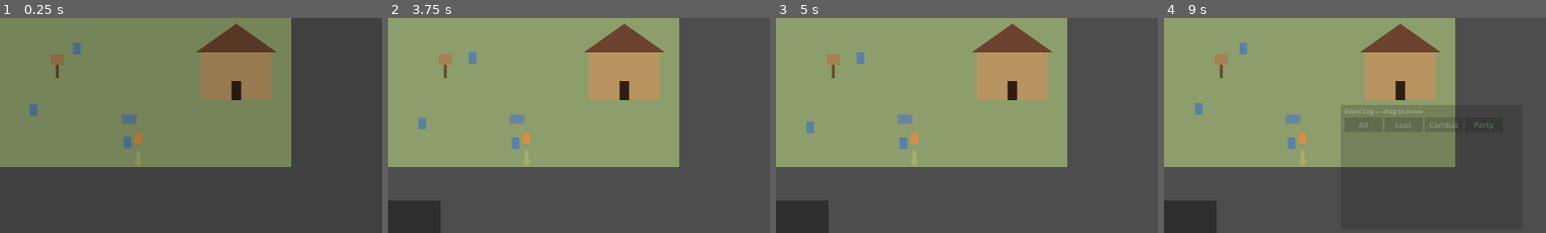
Above: before the commit, frames 1-4 (left to right).
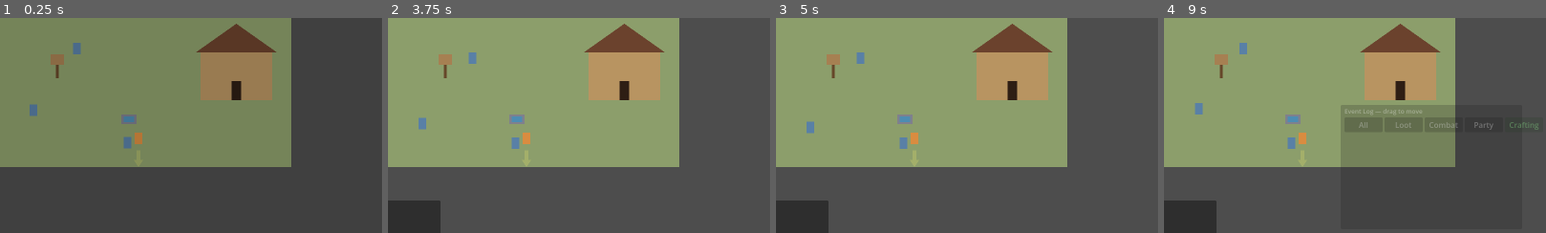
Above: after the commit, the same moments.

Repository: djkipyaboy/bunnies
Game: Godot game, scene res://world/town_demo.tscn
Two runs of this game, one before a commit and one after it. Both use one fixed random seed, a clock stepped at 60 frames per second and the inputs below. This scene is started directly instead of the project's main scene.
Inputs (mouse positions are % of the whole screen's width and height, from its top left):
- Up to frame 1 (0.25 s): no input
- Up to frame 2 (3.75 s): move the mouse to (72, 45) at 0.52 s; hold D (move_right) 0.53-1.25 s; hold E (interact) 0.53-1.25 s; click (72, 45) at 0.67 s; tap Enter at 1.25 s; drag from (30, 55) to (49, 64) at 1.27 s; tap Space at 2 s; move the mouse to (60, 28) at 2.02 s; hold D (move_right) 2.03-2.75 s; hold P (toggle_professions) 2.03-2.75 s; drag from (45, 70) to (39, 47) at 2.77 s; move the mouse to (80, 65) at 3.52 s; hold A (move_left) from 3.53 s (still down); hold N (toggle_talents) from 3.53 s (still down)
- Up to frame 3 (5 s): release A (move_left) at 4.25 s; release N (toggle_talents) at 4.25 s; tap Enter at 4.25 s; drag from (20, 35) to (43, 45) at 4.27 s
- Up to frame 4 (9 s): tap Space at 5 s; move the mouse to (55, 50) at 5.02 s; hold S (move_down) 5.03-5.75 s; hold L (toggle_event_log) 5.03-5.75 s; click (55, 50) at 5.17 s; click "All" at 5.75 s; click "Loot" at 6.5 s; click "Combat" at 7.25 s; click "Party" at 8 s; click (79, 60) at 8.75 s, where only the run after the commit has a clickable "Crafting"
The pictures show only the part of the screen within x 32-82%, y 35-85%; the shares and areas given below are measured in that part.

Frames 1-3 are identical in both runs. In frame 4, 0.1% of the frame differs, in the area x 81-98%, y 48-52%.

Commit message:
feat: add a Crafting event-log category and wire Salvaging/Cooking into it

Diff:
--- a/combat/ui/event_log_panel.gd
+++ b/combat/ui/event_log_panel.gd
@@ -25,7 +25,7 @@
 ## Tab order: &"" (empty key) = All, no filter. One Button per entry, built left-to-right in
 ## TAB_ROW order — mirrors InventoryMenuPanel's own TAB_ROW convention.
 const TAB_ROW: Array = [
-	[&"", "All"], [&"loot", "Loot"], [&"combat", "Combat"], [&"party", "Party"],
+	[&"", "All"], [&"loot", "Loot"], [&"combat", "Combat"], [&"party", "Party"], [&"crafting", "Crafting"],
 ]
 
 var _log_box: RichTextLabel
--- a/combat/ui/professions_menu_panel.gd
+++ b/combat/ui/professions_menu_panel.gd
@@ -20,6 +20,15 @@
 	[&"salvaging", "Salvaging"],
 	[&"cooking", "Cooking"],
 ]
+
+## Invoked with (line: String) on a successful Break Down/Craft/Cook, tagged CATEGORY_CRAFTING by
+## whoever wires this up (town_demo.gd/overworld_demo.gd/dungeon_demo.gd, Task 6). An invalid
+## (default) Callable means "don't log" -- keeps this panel usable in isolation/tests with zero
+## CombatHandoff dependency, mirroring SalvageSystem/CookingSystem's own log_fn convention.
+var _log_fn: Callable = Callable()
+
+func set_log_fn(fn: Callable) -> void:
+	_log_fn = fn
 
 var _inventory: PartyInventory
 var _tempering_panel: TemperingReelsPanel
@@ -335,7 +344,7 @@
 	if _breakdown_selected_index == -1 or _breakdown_selected_index >= _inventory.gear.size():
 		return
 	var g: Gear = _inventory.gear[_breakdown_selected_index]
-	SalvageSystem.break_down(g, _inventory)
+	SalvageSystem.break_down(g, _inventory, _log_fn)
 	_breakdown_selected_index = -1
 	_rebuild()
 
@@ -539,7 +548,7 @@
 		# SalvageSystem.craft() returns null (and spends NOTHING) when the Bag fills up between this
 		# button being enabled and this press actually running -- surface that instead of silently
 		# discarding the attempt (final-review finding).
-		var g: Gear = SalvageSystem.craft(_craft_slot, _craft_rarity, _inventory)
+		var g: Gear = SalvageSystem.craft(_craft_slot, _craft_rarity, _inventory, null, _log_fn)
 		_craft_message = "" if g != null else "Bag full -- nothing was crafted."
 		_craft_slot = -1
 		_craft_rarity = -1
@@ -551,7 +560,7 @@
 	# -- the whole played-out spin is otherwise discarded with zero feedback (final-review finding:
 	# this is the worse of the two silent-failure paths, since the player just finished playing a
 	# mini-game for nothing).
-	var g: Gear = SalvageSystem.craft(_pending_craft_slot, _pending_craft_rarity, _inventory, bonus_stats)
+	var g: Gear = SalvageSystem.craft(_pending_craft_slot, _pending_craft_rarity, _inventory, bonus_stats, _log_fn)
 	_craft_message = "" if g != null else "Bag full -- the crafted item was lost."
 	_pending_craft_slot = -1
 	_pending_craft_rarity = -1
@@ -715,7 +724,7 @@
 		# CookingSystem.cook() returns null (and consumes NOTHING) when the Bag fills up between this
 		# button being enabled and this press actually running -- surface that instead of silently
 		# discarding the attempt (mirrors _on_craft_confirm_pressed()'s identical convention).
-		var item: ConsumableItem = CookingSystem.cook(_cooking_recipe_id, _cooking_rarity, _inventory)
+		var item: ConsumableItem = CookingSystem.cook(_cooking_recipe_id, _cooking_rarity, _inventory, 0, _log_fn)
 		_cook_message = "" if item != null else "Bag full -- nothing was cooked."
 		_cooking_recipe_id = &""
 		_cooking_rarity = -1
@@ -726,7 +735,7 @@
 	# A null result here means the Bag filled up (via some other action) WHILE the mini-game was open
 	# -- mirrors _on_tempering_resolved()'s identical "the whole played-out mini-game would otherwise
 	# be discarded with zero feedback" rationale.
-	var item: ConsumableItem = CookingSystem.cook(_pending_cook_recipe_id, _pending_cook_rarity, _inventory, bonus_quantity)
+	var item: ConsumableItem = CookingSystem.cook(_pending_cook_recipe_id, _pending_cook_rarity, _inventory, bonus_quantity, _log_fn)
 	_cook_message = "" if item != null else "Bag full -- the cooked dish was lost."
 	_pending_cook_recipe_id = &""
 	_pending_cook_rarity = -1
@@ -812,3 +821,6 @@
 
 func cooking_recipe_tooltip_for_test(recipe_id: StringName) -> String:
 	return _recipe_buttons[recipe_id].tooltip_text
+
+func set_log_fn_for_test(fn: Callable) -> void:
+	set_log_fn(fn)
--- a/economy/cooking_system.gd
+++ b/economy/cooking_system.gd
@@ -25,7 +25,7 @@
 ## `1 + bonus_quantity` units of the recipe's output ConsumableItem at [param rarity] (Second
 ## Helping's bonus, or 0 to skip it), via try_give_item (capacity-gated, like loot/shop). Returns
 ## null (grants nothing, consumes nothing) when can_cook() would be false or the Bag is full.
-static func cook(recipe_id: StringName, rarity: int, inventory: PartyInventory, bonus_quantity: int = 0) -> ConsumableItem:
+static func cook(recipe_id: StringName, rarity: int, inventory: PartyInventory, bonus_quantity: int = 0, log_fn: Callable = Callable()) -> ConsumableItem:
 	var recipe: Dictionary = RecipeLibrary.find_cooking_recipe(recipe_id)
 	if recipe.is_empty():
 		return null
@@ -50,6 +50,9 @@
 	if stack.quantity <= 0:
 		inventory.materials.erase(stack)
 
+	if log_fn.is_valid():
+		log_fn.call("Cooked %s (%s) x%d." % [item.display_name, RarityVisuals.display_name(rarity), item.quantity])
+
 	# try_give_item() may have merged into a pre-existing stack rather than appending `item` itself
 	# -- return whichever ConsumableItem instance now actually holds this (type, rarity) stack,
 	# mirroring SalvageSystem.break_down()'s identical re-lookup.
--- a/economy/salvage_system.gd
+++ b/economy/salvage_system.gd
@@ -10,7 +10,9 @@
 ## Consumes [param gear_item] from [param inventory]'s Bag and grants Scrap at its rarity. Returns
 ## the granted (or merged-into) CraftingMaterial. Caller is responsible for confirming gear_item is
 ## actually unequipped/in the Bag before calling -- mirrors the existing Discard flow's own contract.
-static func break_down(gear_item: Gear, inventory: PartyInventory) -> CraftingMaterial:
+static func break_down(gear_item: Gear, inventory: PartyInventory, log_fn: Callable = Callable()) -> CraftingMaterial:
+	var gear_name: String = gear_item.display_name
+	var gear_rarity: int = gear_item.rarity
 	inventory.gear.erase(gear_item)
 	# RecipeLibrary's yield/cost table has no CHARM_2 entry -- normalize the same way
 	# build_crafted_gear() already does, without altering gear_item.slot itself.
@@ -19,15 +21,19 @@
 	var m: CraftingMaterial = CraftingMaterial.new()
 	m.material_type = SCRAP_MATERIAL_TYPE
 	m.display_name = "Salvage Scrap"
-	m.rarity = gear_item.rarity
+	m.rarity = gear_rarity
 	m.quantity = yield_amount
 	inventory.give_material(m)
 	# give_material() may have merged into a pre-existing stack rather than appending `m` itself --
 	# return whichever CraftingMaterial instance now actually holds this rarity's stack.
+	var result: CraftingMaterial = m
 	for existing: CraftingMaterial in inventory.materials:
-		if existing.material_type == SCRAP_MATERIAL_TYPE and existing.rarity == gear_item.rarity:
-			return existing
-	return m
+		if existing.material_type == SCRAP_MATERIAL_TYPE and existing.rarity == gear_rarity:
+			result = existing
+			break
+	if log_fn.is_valid():
+		log_fn.call("Salvaged %s → %dx Salvage Scrap (%s)." % [gear_name, yield_amount, RarityVisuals.display_name(gear_rarity)])
+	return result
 
 ## Whether the party owns enough Scrap of [param rarity] to afford [param slot]'s recipe.
 static func can_craft(slot: int, rarity: int, inventory: PartyInventory) -> bool:
@@ -49,7 +55,7 @@
 ## can_craft() is false, or because the Bag is full when it comes time to actually grant the result
 ## (Scrap must never be spent for nothing -- build the Gear and attempt the grant BEFORE touching
 ## the Scrap stack, so a failed try_give_gear() has nothing left to refund).
-static func craft(slot: int, rarity: int, inventory: PartyInventory, bonus_stats: Stats = null) -> Gear:
+static func craft(slot: int, rarity: int, inventory: PartyInventory, bonus_stats: Stats = null, log_fn: Callable = Callable()) -> Gear:
 	if not can_craft(slot, rarity, inventory):
 		return null
 	# Normalize CHARM_2 -> CHARM for the cost lookup only -- build_crafted_gear() below preserves
@@ -67,4 +73,6 @@
 			if m.quantity <= 0:
 				inventory.materials.erase(m)
 			break
+	if log_fn.is_valid():
+		log_fn.call("Crafted %s (%s)." % [g.display_name, RarityVisuals.display_name(rarity)])
 	return g
--- a/tests/test_combat_handoff.gd
+++ b/tests/test_combat_handoff.gd
@@ -63,6 +63,9 @@
 	_check(CombatHandoff.is_gate_unlocked(&"never_unlocked") == false, "a gate never marked reads false")
 	CombatHandoff.mark_gate_unlocked(&"dungeon_floor3_to_4_gate")
 	_check(CombatHandoff.is_gate_unlocked(&"dungeon_floor3_to_4_gate") == true, "a marked gate reads true")
+	# Task 5 (2026-08-07 professions-playtest-fixes): Salvaging/Cooking get their own event-log
+	# category, separate from Loot/Combat/Party, per the player's own request.
+	_check(CombatHandoff.CATEGORY_CRAFTING == &"crafting", "CombatHandoff exposes a Crafting category")
 	CombatHandoff.mark_gate_unlocked(&"dungeon_floor3_to_4_gate")
 	var gate_count: int = 0
 	for id: StringName in CombatHandoff.unlocked_gate_ids:
--- a/tests/test_professions_e2e.gd
+++ b/tests/test_professions_e2e.gd
@@ -86,6 +86,22 @@
 			new_chest = g
 	_check(new_chest != null, "a new Chest piece was crafted through the full Salvage -> Tempering Reels -> Craft loop")
 
+	# Task 5 (2026-08-07 professions-playtest-fixes): the Break Down + Craft actions just performed
+	# above went through the REAL _professions_panel from town_demo.tscn, which town_demo.gd now
+	# wires to the real CombatHandoff.log_event -- proving this here (rather than only via
+	# set_log_fn_for_test on a standalone panel) is what actually confirms the production wiring,
+	# not just the panel's own internal Callable-invocation logic. This test extends SceneTree, so
+	# (per the established convention in test_bench_survives_combat.gd/test_shop_stock_survives_
+	# combat.gd) the bare `CombatHandoff` identifier doesn't compile here -- fetch the autoload node
+	# explicitly, confirmed empirically (RED: "Compile Error: Identifier not found: CombatHandoff")
+	# before switching to this pattern.
+	var combat_handoff: Node = get_root().get_node("CombatHandoff")
+	var crafting_entries: int = 0
+	for entry: Dictionary in combat_handoff.event_log_entries:
+		if entry["category"] == combat_handoff.CATEGORY_CRAFTING:
+			crafting_entries += 1
+	_check(crafting_entries >= 2, "the real town_demo.tscn scene's Professions panel logged both the Break Down and the Craft to CombatHandoff (got %d Crafting entries)" % crafting_entries)
+
 	# Cook Wildberry Jam with Second Helping, then use it via the SAME item-staging path Healing
 	# Potion already uses (MainPhasePlan.toggle_item / PartyInventory.find_item/consume_item).
 	panel.switch_to_cooking_for_test()
--- a/tests/test_professions_menu_panel.gd
+++ b/tests/test_professions_menu_panel.gd
@@ -400,5 +400,33 @@
 	_check(tooltip_panel.cooking_recipe_tooltip_for_test(&"roasted_fish") == "Requires 1x Minnow, Freshwater Fish, or Prize Bass (any one rarity).", "Roasted Fish tooltip shows its real material requirement (got: %s)" % tooltip_panel.cooking_recipe_tooltip_for_test(&"roasted_fish"))
 	tooltip_panel.queue_free()
 
+	# Task 5 (2026-08-07 professions-playtest-fixes): Break Down / Craft / Cook each report one
+	# line through whatever log_fn the panel wires up, tagged CATEGORY_CRAFTING.
+	var logged: Array = []
+	var log_inv: PartyInventory = PartyInventory.new()
+	var log_cloak: Gear = Gear.new()
+	log_cloak.display_name = "Traveler's Cloak"
+	log_cloak.slot = Gear.Slot.CLOAK
+	log_cloak.rarity = RarityVisuals.Rarity.UNCOMMON
+	log_inv.gear = [log_cloak]
+
+	var log_panel: ProfessionsMenuPanel = ProfessionsMenuPanel.new()
+	get_root().add_child(log_panel)
+	await process_frame
+	log_panel.set_log_fn_for_test(func(line: String) -> void: logged.append(line))
+	log_panel.open_for(log_inv)
+
+	log_panel.select_breakdown_item_for_test(0)
+	log_panel.press_breakdown_confirm_for_test()
+	_check(logged.size() == 1, "Break Down logs exactly one line (got %d)" % logged.size())
+	_check(logged[0].find("Traveler's Cloak") != -1 and logged[0].find("Salvage Scrap") != -1, "the logged Break Down line names both the salvaged item and the material it produced (got: %s)" % (logged[0] if logged.size() > 0 else "<none>"))
+
+	log_panel.select_craft_slot_for_test(Gear.Slot.CLOAK)
+	log_panel.select_craft_rarity_for_test(RarityVisuals.Rarity.UNCOMMON)
+	log_panel.press_craft_confirm_for_test()
+	_check(logged.size() == 2, "Craft logs exactly one more line (got %d total)" % logged.size())
+	_check(logged[1].find("Handcrafted Cloak") != -1, "the logged Craft line names the crafted item (got: %s)" % (logged[1] if logged.size() > 1 else "<none>"))
+	log_panel.queue_free()
+
 	print("ok ProfessionsMenuPanel (Salvaging + Cooking) smoke test complete")
 	quit()
--- a/world/combat_handoff.gd
+++ b/world/combat_handoff.gd
@@ -78,6 +78,7 @@
 const CATEGORY_LOOT: StringName = &"loot"
 const CATEGORY_COMBAT: StringName = &"combat"
 const CATEGORY_PARTY: StringName = &"party"
+const CATEGORY_CRAFTING: StringName = &"crafting"
 
 signal event_logged(line: String, category: StringName)
 
--- a/world/dungeon_demo.gd
+++ b/world/dungeon_demo.gd
@@ -296,6 +296,7 @@
 	_professions_panel.position = Vector2(380, 20)
 	_professions_panel.hide()
 	ui.add_child(_professions_panel)
+	_professions_panel.set_log_fn(func(line: String) -> void: _handoff().log_event(line, _handoff().CATEGORY_CRAFTING))
 
 	_pickup_debug_label = Label.new()
 	_pickup_debug_label.name = "PickupDebugLabel"
--- a/world/overworld_demo.gd
+++ b/world/overworld_demo.gd
@@ -297,6 +297,7 @@
 	_professions_panel.position = Vector2(380, 20)
 	_professions_panel.hide()
 	ui.add_child(_professions_panel)
+	_professions_panel.set_log_fn(func(line: String) -> void: _handoff().log_event(line, _handoff().CATEGORY_CRAFTING))
 
 	_dialogue_box = DialogueBox.new()
 	_dialogue_box.position = Vector2(20, 700)
--- a/world/town_demo.gd
+++ b/world/town_demo.gd
@@ -366,6 +366,7 @@
 	_professions_panel.position = Vector2(380, 20)
 	_professions_panel.hide()
 	_ui_layer.add_child(_professions_panel)
+	_professions_panel.set_log_fn(func(line: String) -> void: _handoff().log_event(line, _handoff().CATEGORY_CRAFTING))
 
 	_vendor_prompt_panel = VendorPromptPanel.new()
 	_vendor_prompt_panel.hide()
